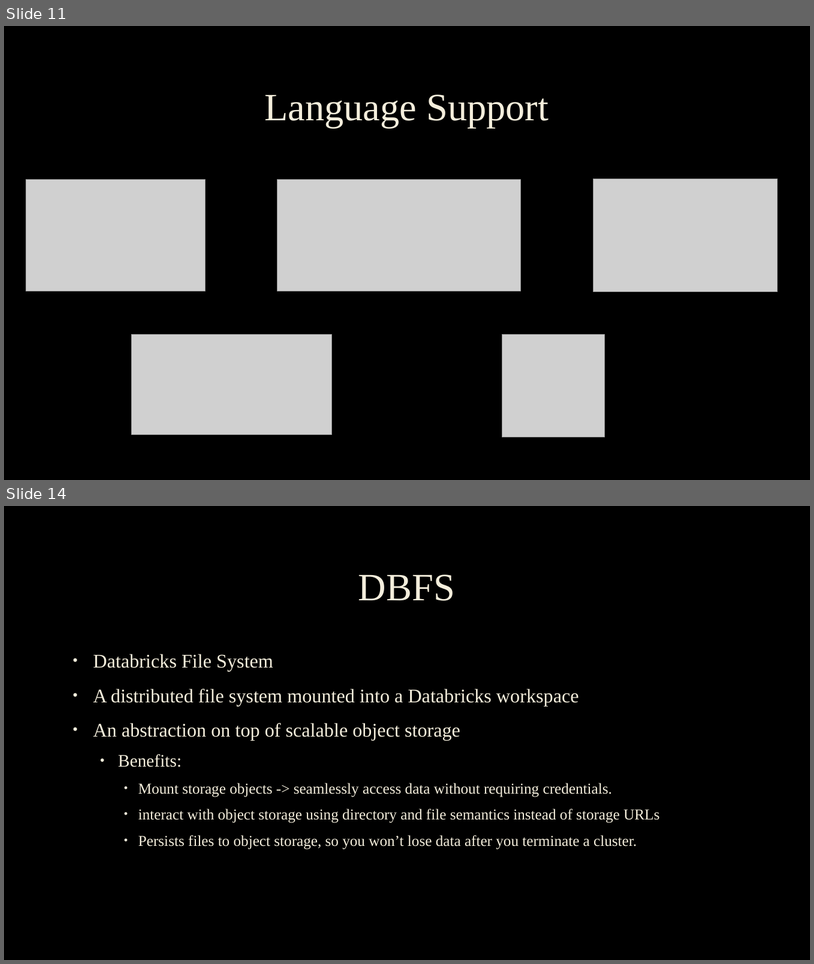
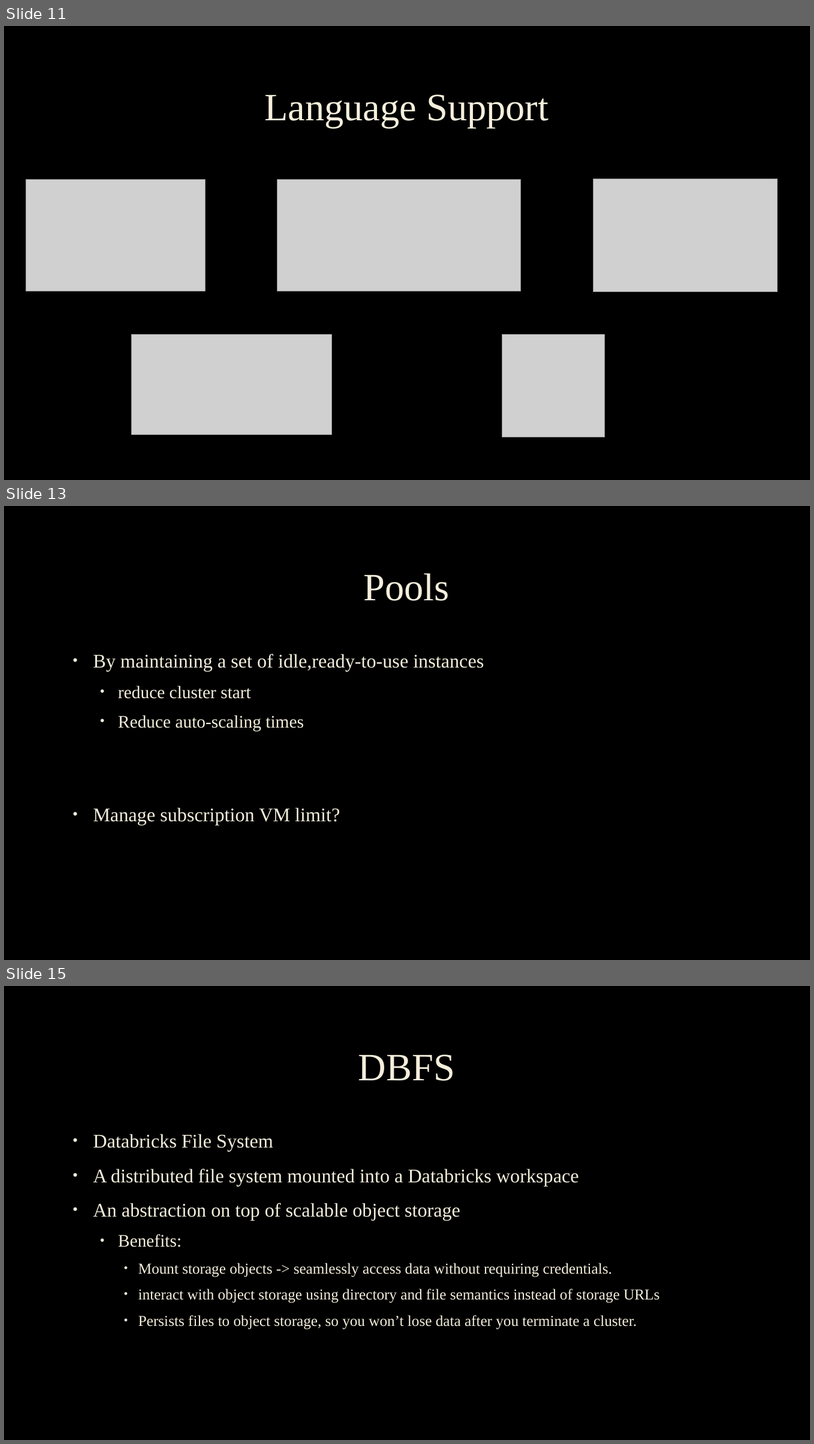
Before and after one commit to OliverDJ/databricks-ws, a slide deck: Databricks & Deltalake.pptx. Shown one above the other, each under a label of ours: slides 11 and 14 before the commit, slides 11, 13 and 15 after it; the slides between them are not shown. The pictures are 814x964 and 814x1444 pixels, drawn with LibreOffice and Linux fonts; fonts in the diff are those of the drawing; grey boxes stand for pictures; background and template pictures are left out. Boxes give left, top, right and bottom in pixels: in the first picture for what was removed or moved away, otherwise in the second. Text is boxed around its words. In the diff, an @@ line names an element or a change of style, - is before the commit and + after.

```diff
--- a/Databricks & Deltalake.pptx
+++ b/Databricks & Deltalake.pptx
@@ slide 13 added at [4, 506, 810, 960], background picture (left out) @@
@@ title added at [364, 573, 450, 601], 46 pt, text #F4EEDC @@
+Pools
@@ text added at [93, 654, 484, 825], 23 pt, text #F4EEDC @@
+• By maintaining a set of idle,ready-to-use instances
+  • reduce cluster start
+  • Reduce auto-scaling times
+• Manage subscription VM limit?
@@ what was slide 14 is now slide 15 @@
```
Also in this commit, not shown: 5 slides changed, 1 other slide added.
